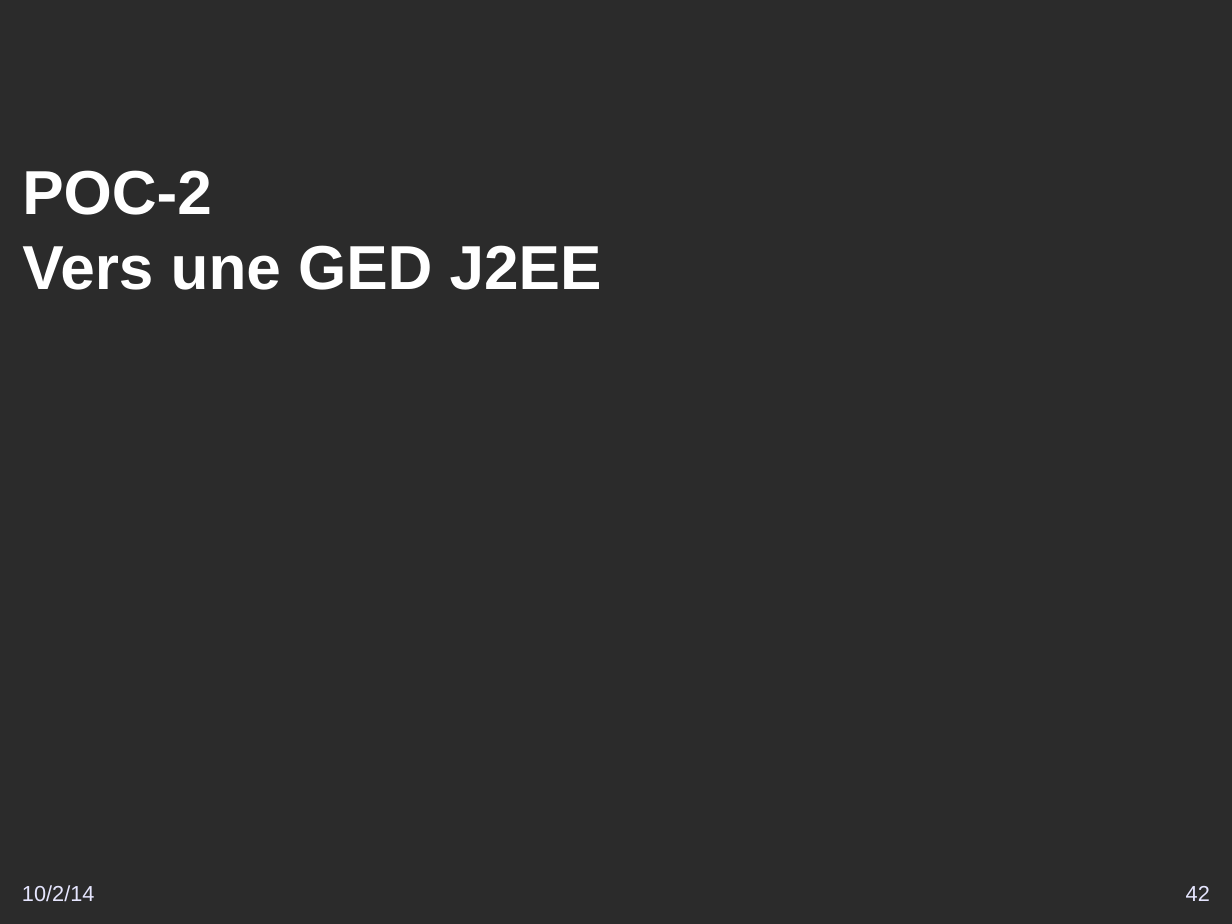
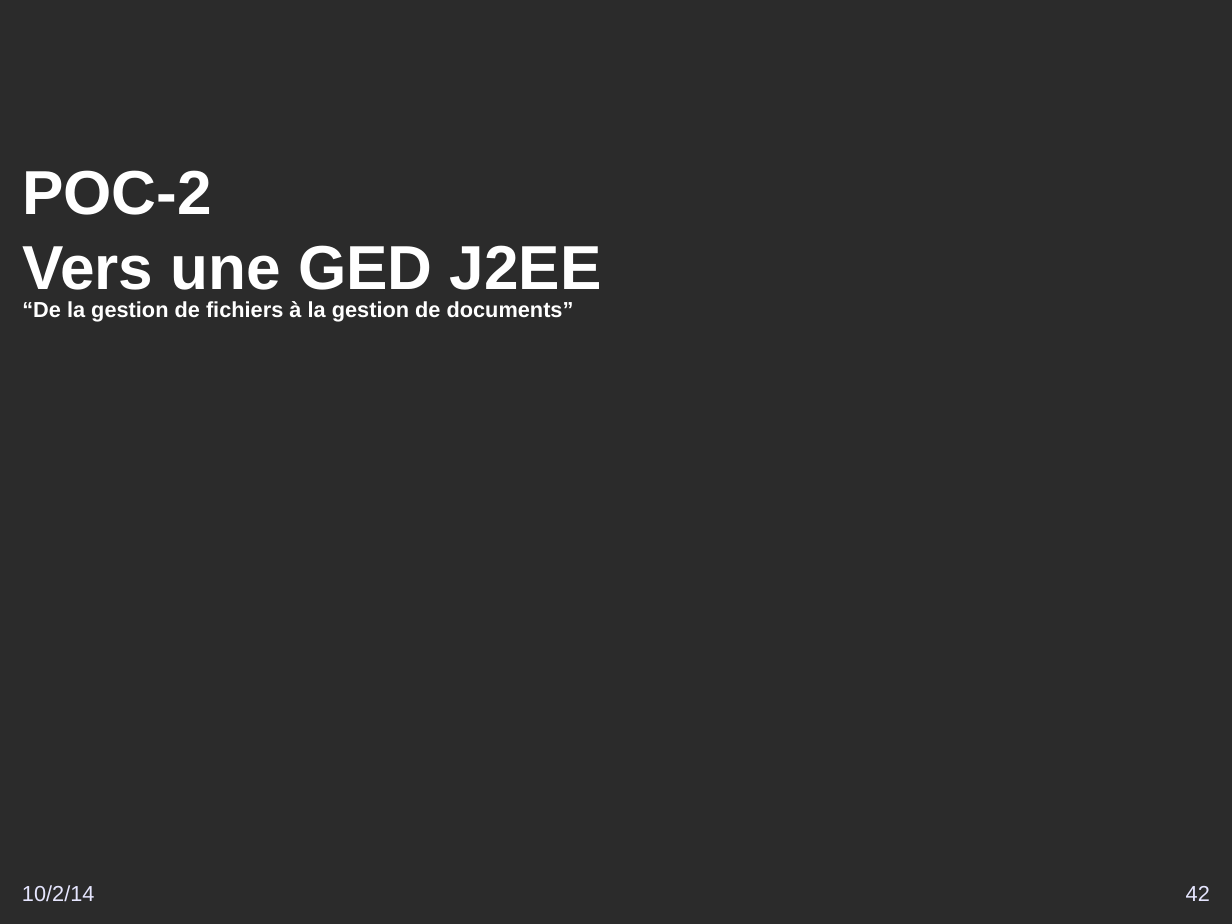
Before and after one commit to DSI-Ville-Noumea/sirh-kiosque-j2ee-old, a slide deck: slide 42 of src/site/resources/Vers_un_Kiosque_RH_J2EE.odp. Drawn at 1232x924 pixels with LibreOffice and Linux fonts; fonts in the diff are those of the drawing; background and template pictures are left out; a plain dark background stands for a picture behind light text. Boxes give left, top, right and bottom in pixels: in the first picture for what was removed or moved away, otherwise in the second. Text is boxed around its words. In the diff, an @@ line names an element or a change of style, - is before the commit and + after.

```diff
--- a/src/site/resources/Vers_un_Kiosque_RH_J2EE.odp
+++ b/src/site/resources/Vers_un_Kiosque_RH_J2EE.odp
@@ title added at <box>22,301,574,322</box>, 14 pt, text #FFFFFF, bold @@
+“De la gestion de fichiers à la gestion de documents”
```
Also in this commit, not shown: 1 other slide changed, 8 slides added.
